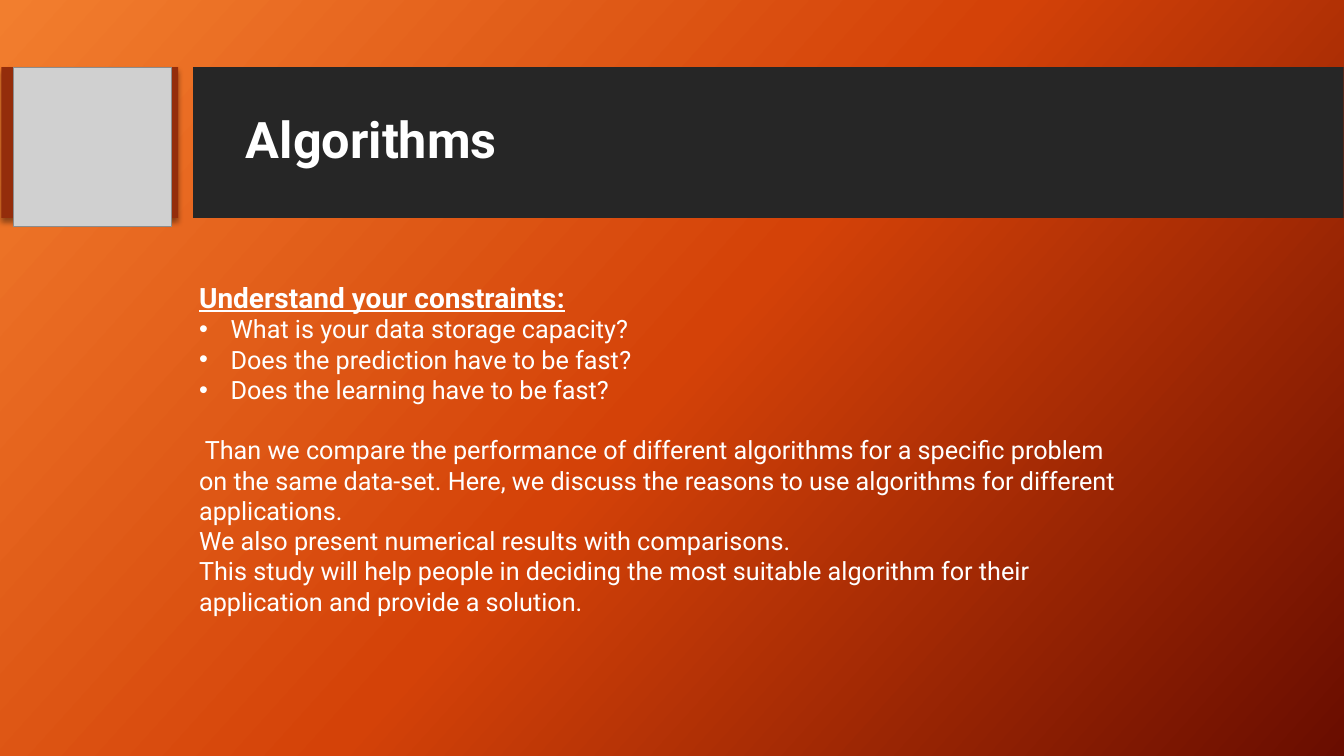
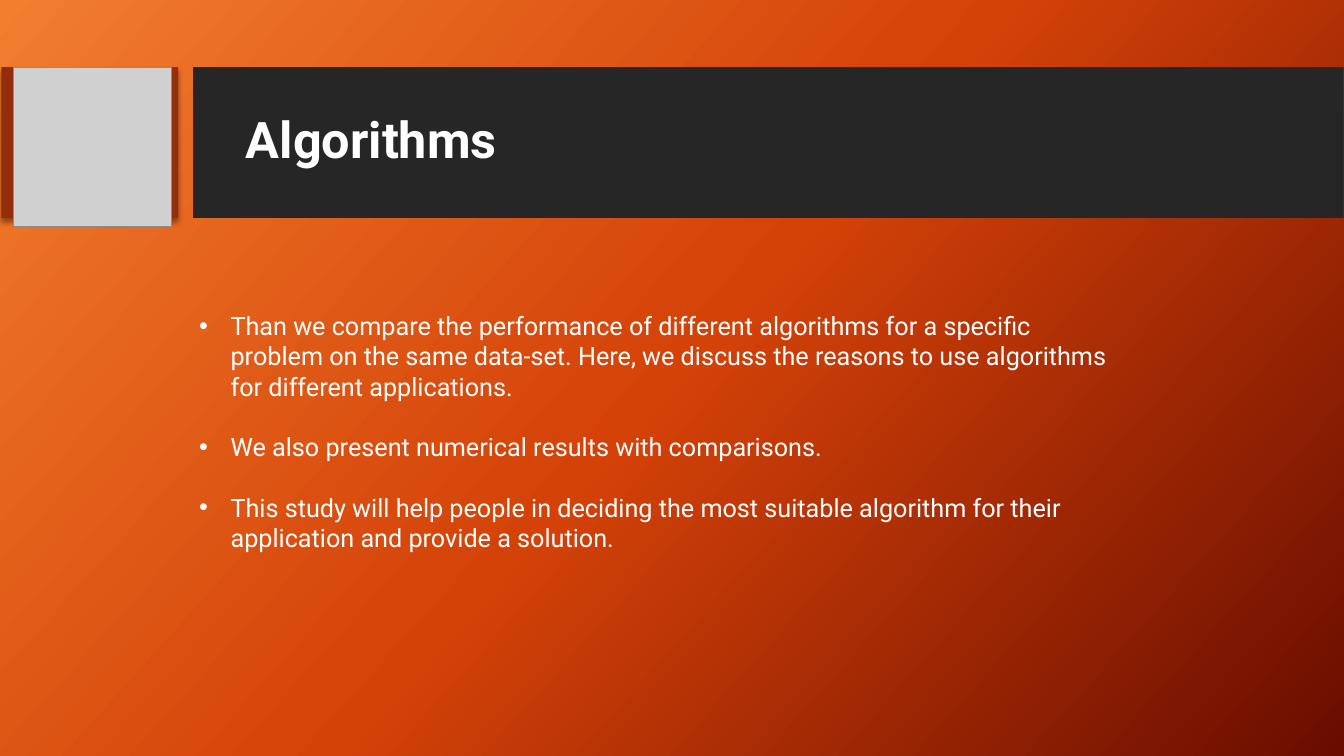
Before and after one commit to ItProject1920/data-science-project, a slide deck: slide 13 of Project Review FINAL.pptx. Drawn at 1344x756 pixels with LibreOffice and Linux fonts; fonts in the diff are those of the drawing; grey boxes stand for pictures; background and template pictures are left out. Boxes give left, top, right and bottom in pixels: in the first picture for what was removed or moved away, otherwise in the second. Text is boxed around its words. In the diff, an @@ line names an element or a change of style, - is before the commit and + after.

```diff
--- a/Project Review FINAL.pptx
+++ b/Project Review FINAL.pptx
@@ text "Than we compare the performance ..." at (231, 316, 1106, 552): bullet none to • @@
@@ text at (199, 287, 631, 405): paragraphs removed @@
-Understand your constraints:
-• What is your data storage capacity?
-• Does the prediction have to be fast?
-• Does the learning have to be fast?
```
Also in this commit, not shown: 3 other slides changed.
